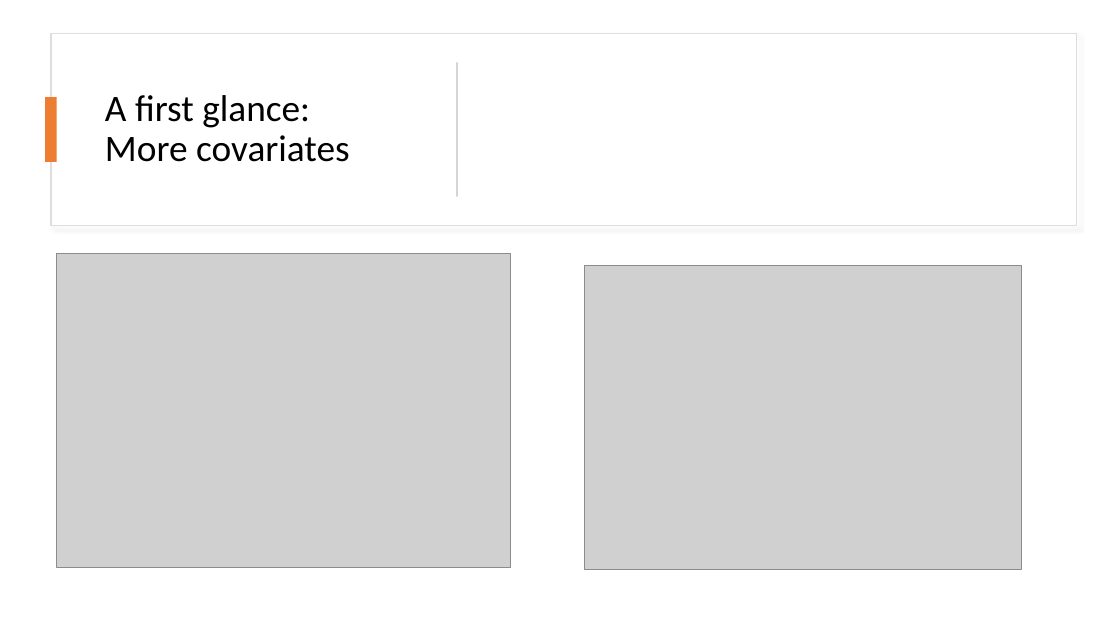
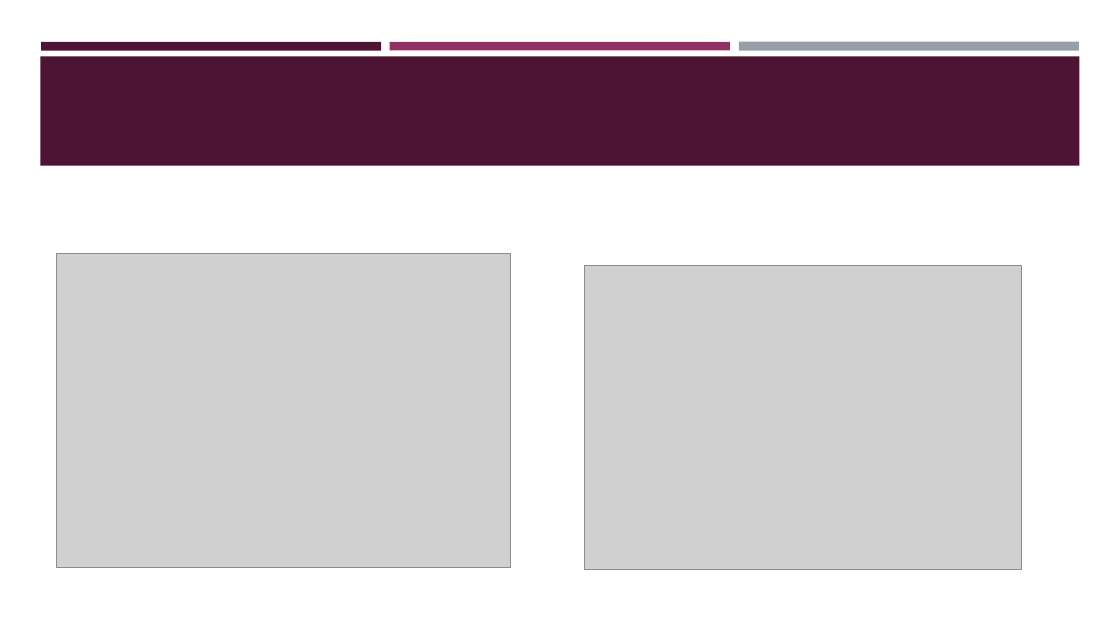
Before and after one commit to AlderCoder/Snow-finches, a slide deck: slide 16 of initial presentation.pptx (slide 15 before the commit). Drawn at 1120x630 pixels with LibreOffice and Linux fonts; fonts in the diff are those of the drawing; grey boxes stand for pictures. Boxes give left, top, right and bottom in pixels: in the first picture for what was removed or moved away, otherwise in the second. Text is boxed around its words. In the diff, an @@ line names an element or a change of style, - is before the commit and + after.

```diff
--- a/initial presentation.pptx
+++ b/initial presentation.pptx
@@ rectangle added at (40, 56, 1080, 166), fill #4D1434 @@
@@ rectangle added at (41, 42, 381, 50), fill #4D1434 @@
@@ rectangle removed at (51, 34, 1077, 225) @@
@@ title "A FIRST GLANCE ON NESTLING ..." at (87, 162, 587, 202): vertical alignment middle to bottom @@
@@ rectangle added at (390, 42, 730, 50), fill #903163 @@
@@ rectangle added at (739, 42, 1079, 51), fill #969FA7 @@
@@ rectangle removed at (456, 62, 458, 197) @@
@@ rectangle removed at (45, 97, 57, 162) @@
@@ title at (87, 162, 587, 202): text changed; size 32 to 28 pt; text colour #000000 to #FFFFFF @@
-A first glance:
-More covariates
+A FIRST GLANCE ON NESTLING DATA II IIVARIATES
```
Also in this commit, not shown: 19 other slides changed, 1 slide added.
